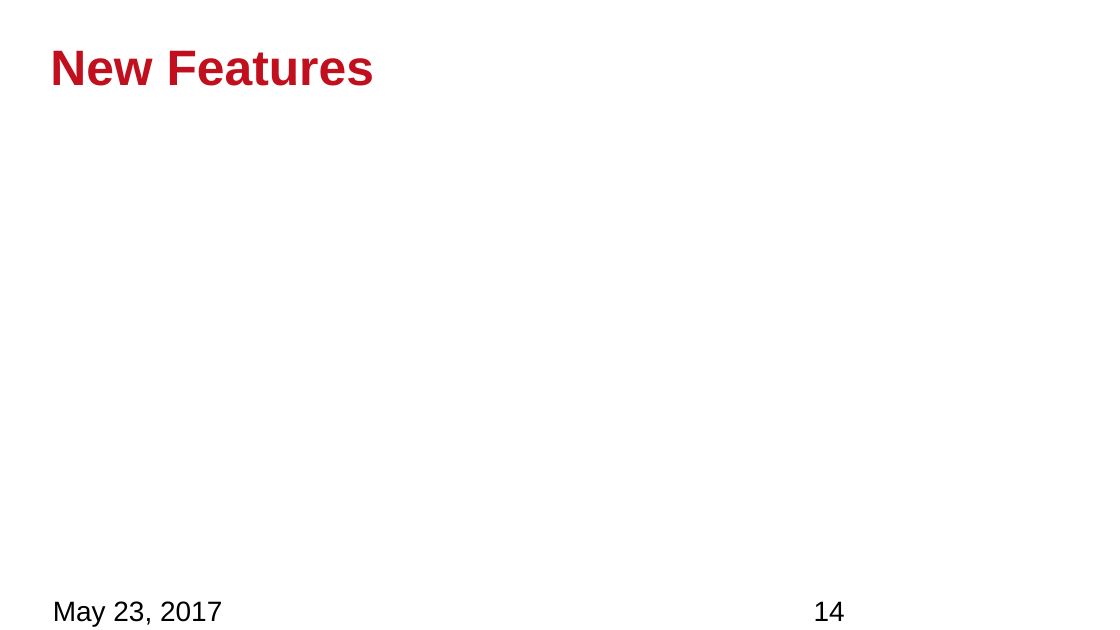
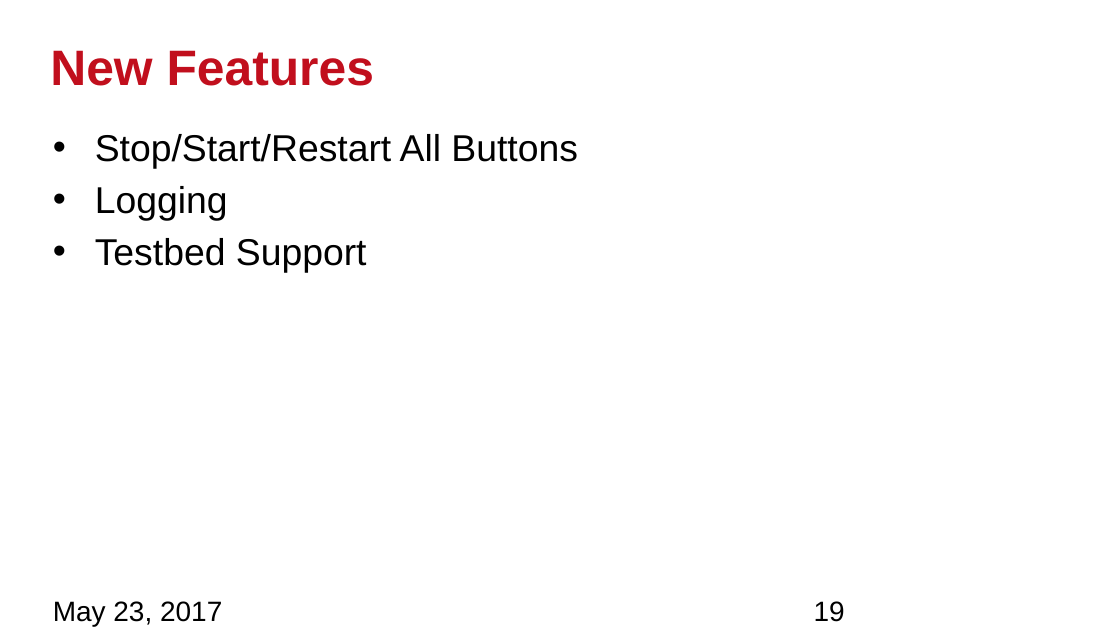
Before and after one commit to bhoang8855/JPL--FInal-Presentation, a slide deck: slide 19 of JPLFinalPresentation.pptx (slide 14 before the commit). Drawn at 1120x630 pixels with LibreOffice and Linux fonts; fonts in the diff are those of the drawing; background and template pictures are left out. Boxes give left, top, right and bottom in pixels: in the first picture for what was removed or moved away, otherwise in the second. Text is boxed around its words. In the diff, an @@ line names an element or a change of style, - is before the commit and + after.

```diff
--- a/JPLFinalPresentation.pptx
+++ b/JPLFinalPresentation.pptx
@@ text added at [95, 134, 578, 273], 24 pt, text #000000 @@
+• Stop/Start/Restart All Buttons
+• Logging
+• Testbed Support
@@ page number at [814, 601, 845, 622]: text changed @@
-14
+19
```
Also in this commit, not shown: 4 other slides changed, 5 slides added.
